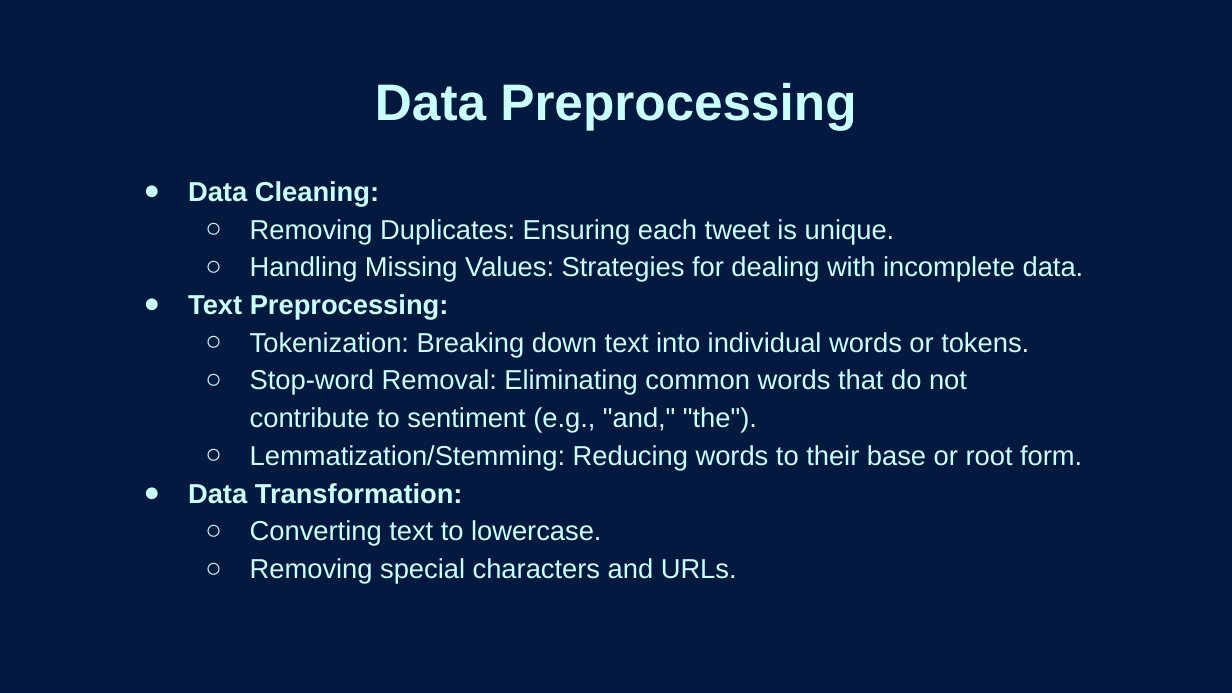
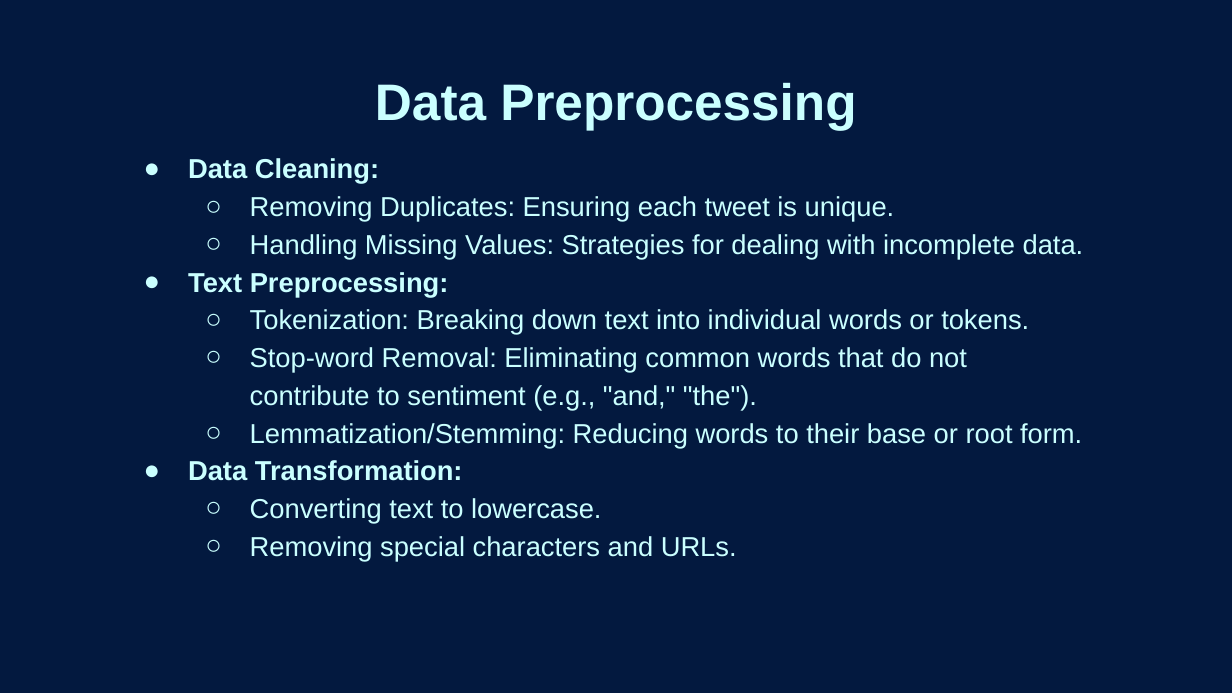
Before and after one commit to jakkkc/project_4_nlp, a slide deck: slide 6 of presentation.pptx. Drawn at 1232x693 pixels with LibreOffice and Linux fonts; fonts in the diff are those of the drawing; background and template pictures are left out. Boxes give left, top, right and bottom in pixels: in the first picture for what was removed or moved away, otherwise in the second. Text is boxed around its words. In the diff, an @@ line names an element or a change of style, - is before the commit and + after.

Commit message:
Convert slides to pdf format

```diff
--- a/presentation.pptx
+++ b/presentation.pptx
@@ text "Data Cleaning:": place and size @@
-text "Data Cleaning:" at (188, 181, 1084, 584)
+text "Data Cleaning:" at (188, 158, 1084, 561)
```
Also in this commit, not shown: 1 other slide changed, 2 slides added, 1 slide removed, 1 other file.
